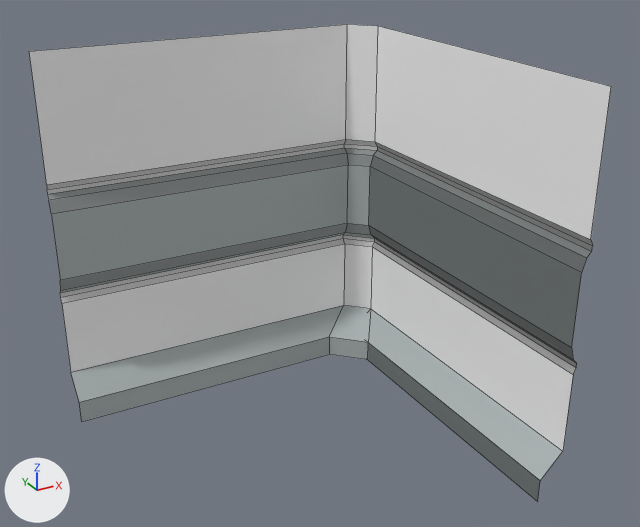
The FBX model BODY/Assets/Main/Meshes/Environment/walls/base_wall_corner_inverted_01.FBX: old version first, new version second.
Before and after are seen from a 50 mm lens placed at (-3.69, -7.05, 5.55), pointed at (0.09, -0.18, 2.11). Every picture has the same lights, and +X, +Y and +Z are marked at lower left. Mesh edges are drawn as thin lines. Where no turn or scale is listed for an object, it has been applied to the vertices.

In view in the first picture: 'base_wall_corner_inverted_01'.
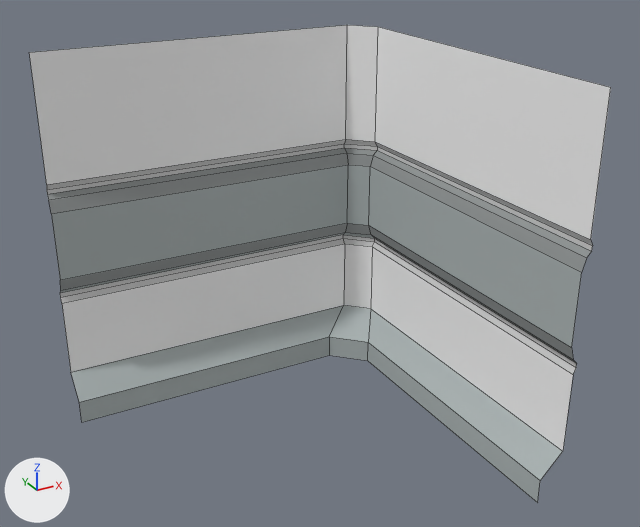
Where the change shows, as pixel boxes (x1, y1, x2, y2) in the pictures (640 x 527 px):
'base_wall_corner_inverted_01', reshaped: before (29, 24, 611, 502); after (29, 25, 611, 503)

Diff of the bpy script that builds the scene:
```diff
--- a/BODY/Assets/Main/Meshes/Environment/walls/base_wall_corner_inverted_01.FBX.py
+++ b/BODY/Assets/Main/Meshes/Environment/walls/base_wall_corner_inverted_01.FBX.py
@@ me_mesh @@
 me_mesh.from_pydata(...)  # 58 vertices, 39 faces; spans x -2.0..1.76, y -2.0..1.76, z 0.01..4.01
 # used by ob_base_wall_corner_inverted_01; location = (0.0, 0.0, 0.0)
 # verts and faces of me_mesh; kept vertices keep their numbers, new ones are numbered from 58
 # before: 4 (-2.0, 1.73, 4.01) at pixel (29, 51), 5 (1.48, 1.72, 4.01) at pixel (347, 24), 6 (-2.0, 1.48, 0.01) at pixel (81, 421), 8 (1.13, 1.47, 0.26) at pixel (329, 336), 27 (1.48, 1.12, 0.01) at pixel (367, 359)
 # before: 28 (1.73, 1.47, 0.51) at pixel (370, 308), 36 (1.48, 1.12, 0.26) at pixel (368, 342), 38 (1.13, 1.47, 0.01) at pixel (329, 354), 42 (1.48, 1.47, 0.01), 43 (1.48, -2.0, 0.01) at pixel (537, 501)
 # before: 44 (1.48, 1.47, 0.26), 45 (1.48, -2.0, 0.26) at pixel (540, 480), 55 (1.73, -2.0, 0.51) at pixel (562, 451), 56 (1.73, 1.47, 4.01) at pixel (378, 25), 57 (1.73, -2.0, 4.0) at pixel (611, 86)
+# me_mesh part 1
+delete_vertices([27, 42, 44])  # with the faces that use them
+for i in [4, 5, 6, 38, 43, 56, 57]: verts[i] += (0.0, 0.0, -0.01)
+verts[58] = (1.48, 1.12, 0.0)  # pixel (367, 360)
+faces += [(8, 38, 58, 36), (36, 58, 43, 45), (28, 36, 45, 55)]  # mat_leiste (grey #abb4b4)
 me_mesh.materials.append(mat_basecolor)
```
